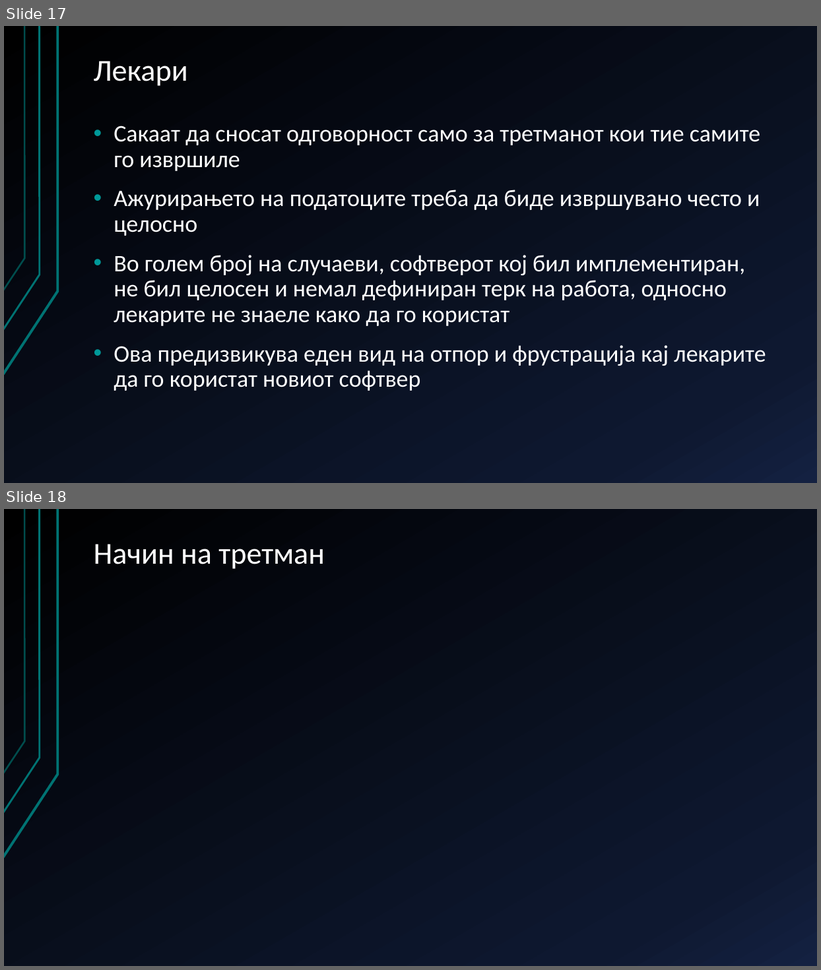
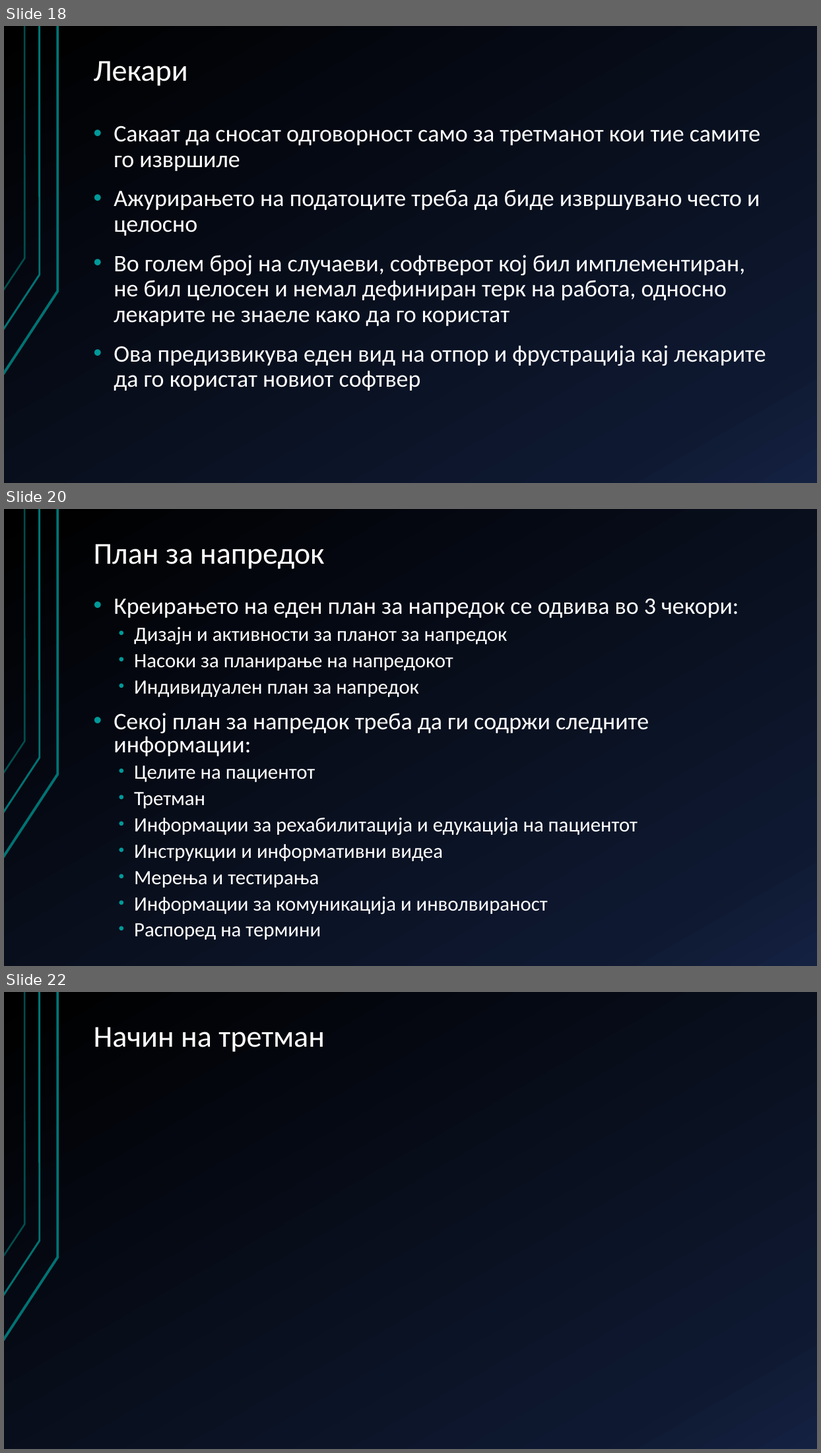
Before and after one commit to AlenDosev/Master, a slide deck: Master.pptx. Shown one above the other, each under a label of ours: slides 17 and 18 before the commit, slides 18, 20 and 22 after it; the slides between them are not shown. The pictures are 821x970 and 821x1453 pixels, drawn with LibreOffice and Linux fonts; fonts in the diff are those of the drawing. Boxes give left, top, right and bottom in pixels: in the first picture for what was removed or moved away, otherwise in the second. Text is boxed around its words. In the diff, an @@ line names an element or a change of style, - is before the commit and + after.

```diff
--- a/Master.pptx
+++ b/Master.pptx
@@ slide 20 added at <box>4,509,817,966</box>, background gradient #000000 to #0F1931 to #142242; not listed: 3 template elements that a slide beside it also shows @@
@@ title added at <box>94,544,324,569</box>, 36 pt, text #FFFFFF @@
+План за напредок
@@ text added at <box>114,598,739,940</box>, 24 pt, text #FFFFFF @@
+• Креирањето на еден план за напредок се одвива во 3 чекори:
+  • Дизајн и активности за планот за напредок
+  • Насоки за планирање на напредокот
+  • Индивидуален план за напредок
+• Секој план за напредок треба да ги содржи следните информации:
+  • Целите на пациентот
+  • Третман
+  • Информации за рехабилитација и едукација на пациентот
+  • Инструкции и информативни видеа
+  • Мерења и тестирања
+  • Информации за комуникација и инволвираност
+  • Распоред на термини
@@ what was slide 17 is now slide 18 @@
@@ what was slide 18 is now slide 22 @@
```
Also in this commit, not shown: 3 other slides added.
